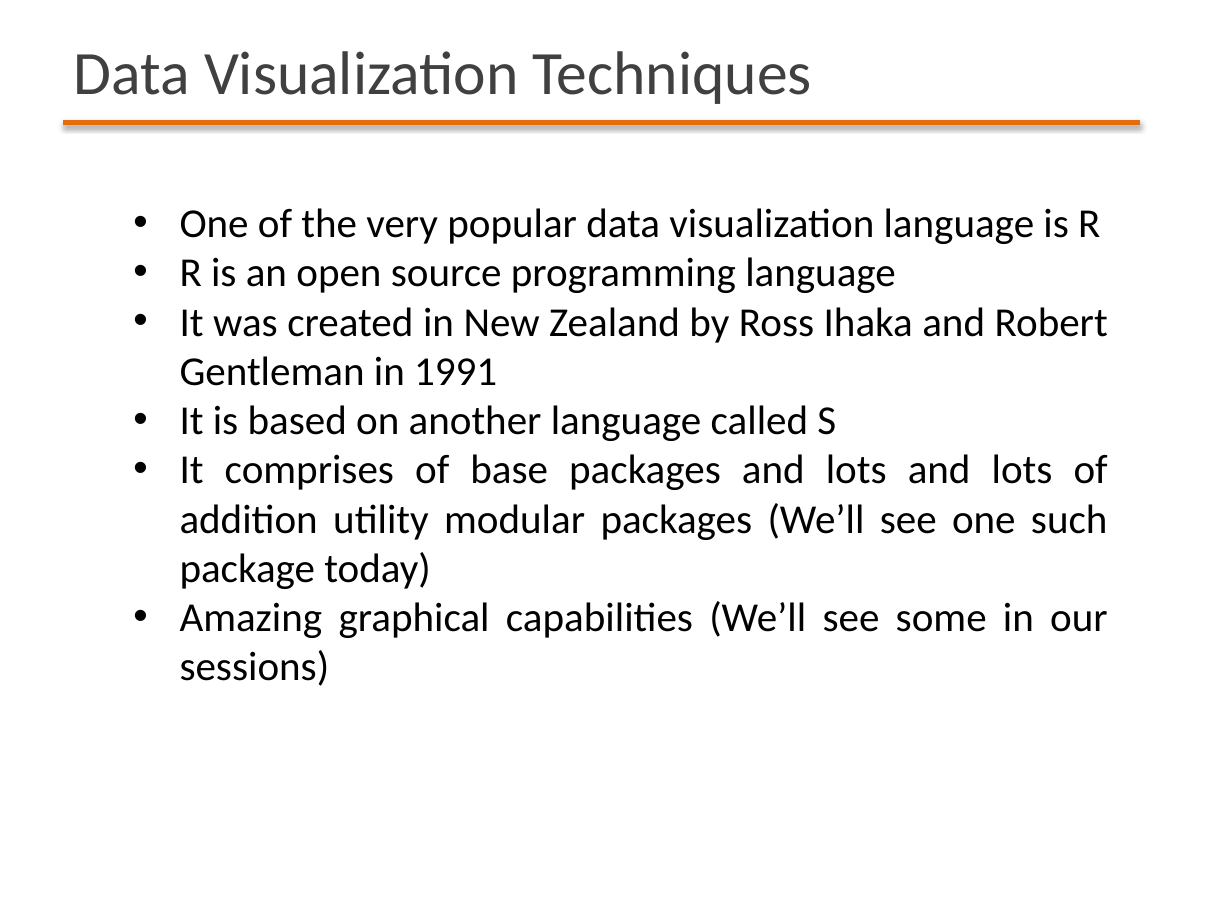
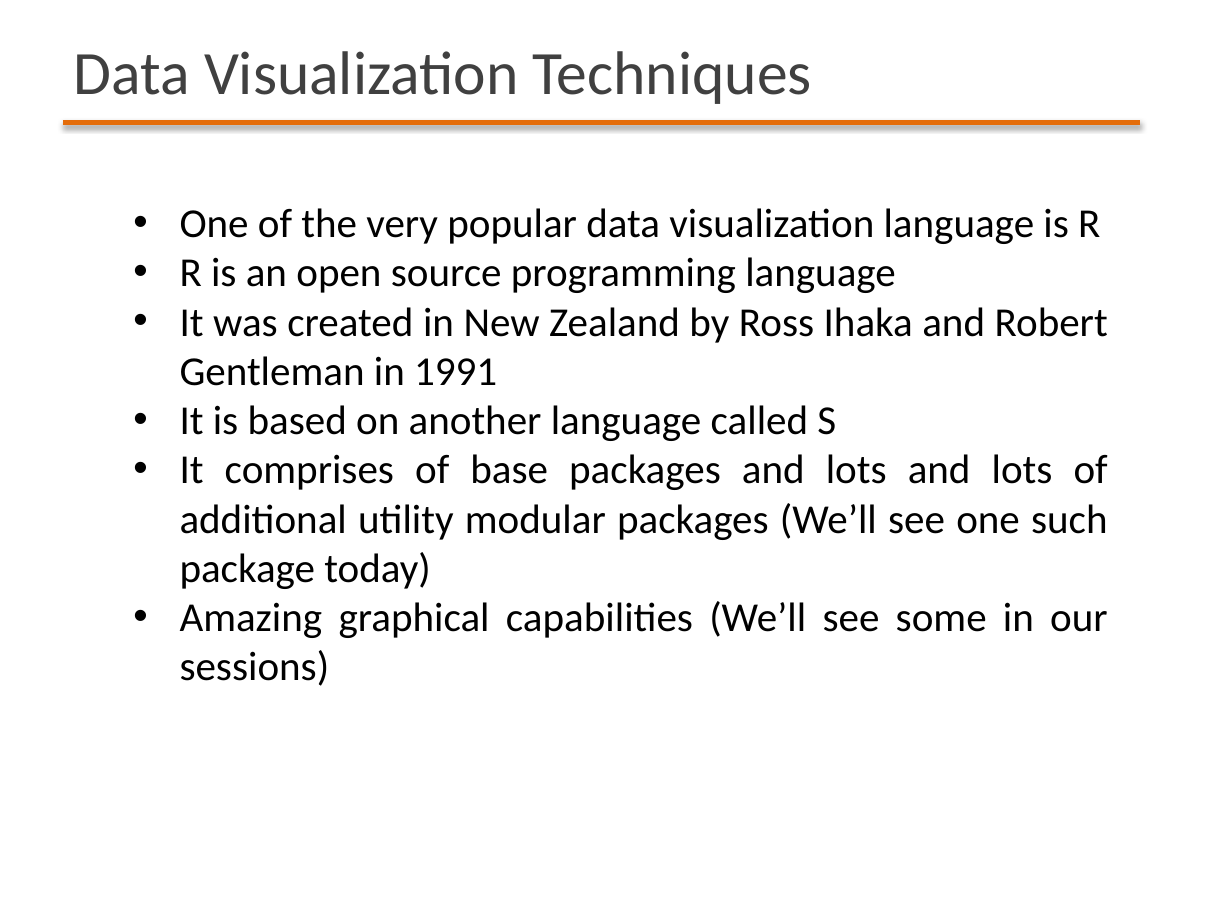
Before and after one commit to masroorrizvi/ManipalSessions, a slide deck: slide 13 of Hadoop Webinar - Session 1 (Hadoop Fundamentals Concepts).pptx. Drawn at 1232x924 pixels with LibreOffice and Linux fonts; fonts in the diff are those of the drawing; background and template pictures are left out. Boxes give left, top, right and bottom in pixels: in the first picture for what was removed or moved away, otherwise in the second. Text is boxed around its words. In the diff, an @@ line names an element or a change of style, - is before the commit and + after.

Commit message:
Changes to the slides
Changes to the slides

```diff
--- a/Hadoop Webinar - Session 1 (Hadoop Fundamentals Concepts).pptx
+++ b/Hadoop Webinar - Session 1 (Hadoop Fundamentals Concepts).pptx
@@ text at <box>180,454,1108,589</box>: text changed @@
-• It comprises of base packages and lots and lots of addition utility modular packages (We’ll see one such package today)
+• It comprises of base packages and lots and lots of additional utility modular packages (We’ll see one such package today)
```
Also in this commit, not shown: 1 other file.
